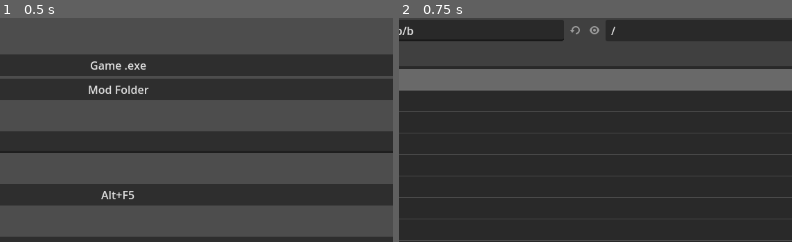
Above: before the commit, frames 1-2 (left to right).
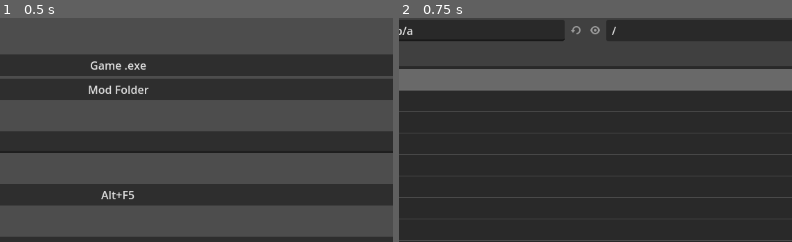
Above: after the commit, the same moments.

Repository: GodotModding/godot-mod-tool
Game: Godot game, scene res://main.tscn
Two runs of this game, one before a commit and one after it. Both use one fixed random seed, a clock stepped at 60 frames per second and the inputs below.
Inputs:
- Up to frame 1 (0.5 s): no input
- Up to frame 2 (0.75 s): click "Game .exe" at 0.5 s
The pictures show only the part of the screen within x 35-85%, y 6-56%; the shares and areas given below are measured in that part.

Frame 1 is identical in both runs. In frame 2, 0.1% of the frame differs, in the area x 2-56%, y 3-10%.

Commit message:
🔨 v0.3.0 - fixed typo

Diff:
--- a/main.gd
+++ b/main.gd
@@ -10,7 +10,7 @@
 	'mod_parent_folder': 'mods-unpacked',
 	'mod_folder': '',
 	'mod_folder_name': '',
-	'exluded_file_extensions': ['.translation', '.csv.import']
+	'excluded_file_extensions': ['.translation', '.csv.import']
 }
 
 var mod_file_paths = []
@@ -106,7 +106,7 @@
 func zip_folder():
 	# Create zip folder - in game mod folder - from source mod folder
 	var game_mod_folder_path = data.game_folder.path_join(data.game_mod_folder).path_join(str(data.mod_folder_name,".zip"))
-	Utils.zip_files(mod_file_paths, data.mod_parent_folder, game_mod_folder_path, data.exluded_file_extensions)
+	Utils.zip_files(mod_file_paths, data.mod_parent_folder, game_mod_folder_path, data.excluded_file_extensions)
 
 
 func update_UI():
@@ -115,7 +115,7 @@
 	line_edit.text = data.runner_script_name
 	hide_error_message()
 
-	line_edit_excluded_file_extensions.text = ", ".join(data.exluded_file_extensions)
+	line_edit_excluded_file_extensions.text = ", ".join(data.excluded_file_extensions)
 
 
 func _on_btn_game_folder_pressed():
@@ -158,7 +158,7 @@
 	data.runner_script_name = new_text
 
 func _on_line_edit_excluded_file_extensions_text_changed(new_text):
-	data.exluded_file_extensions = Utils.get_entries(new_text)
+	data.excluded_file_extensions = Utils.get_entries(new_text)
 
 func _on_line_edit_parent_folder_name_text_changed(new_text):
 	data.mod_parent_folder = new_text
